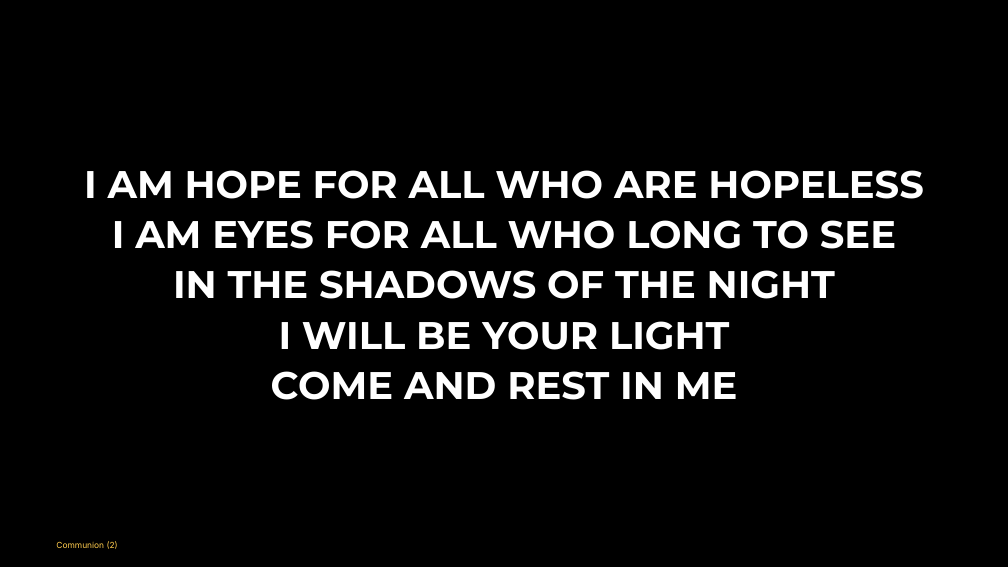
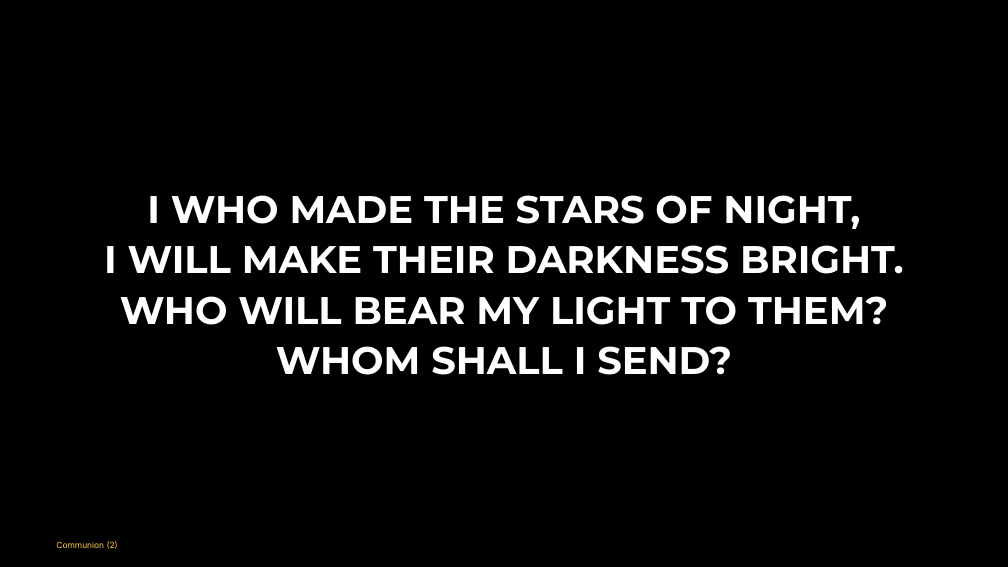
Before and after one commit to divinogabriel9/verbum, a slide deck: slide 72 of outputs/GFCC7Jun2026_OrdinaryTime.pptx. Drawn at 1008x567 pixels with LibreOffice and Linux fonts; fonts in the diff are those of the drawing. Boxes give left, top, right and bottom in pixels: in the first picture for what was removed or moved away, otherwise in the second. Text is boxed around its words. In the diff, an @@ line names an element or a change of style, - is before the commit and + after.

```diff
--- a/outputs/GFCC7Jun2026_OrdinaryTime.pptx
+++ b/outputs/GFCC7Jun2026_OrdinaryTime.pptx
@@ text at [104,195,904,375]: text changed @@
-I AM HOPE FOR ALL WHO ARE HOPELESS
-I AM EYES FOR ALL WHO LONG TO SEE
-IN THE SHADOWS OF THE NIGHT
-I WILL BE YOUR LIGHT
-COME AND REST IN ME
+I WHO MADE THE STARS OF NIGHT,
+I WILL MAKE THEIR DARKNESS BRIGHT.
+WHO WILL BEAR MY LIGHT TO THEM?
+WHOM SHALL I SEND?
```
Also in this commit, not shown: 6 other slides changed, 3 slides added, 1 slide removed, 53 other files.
